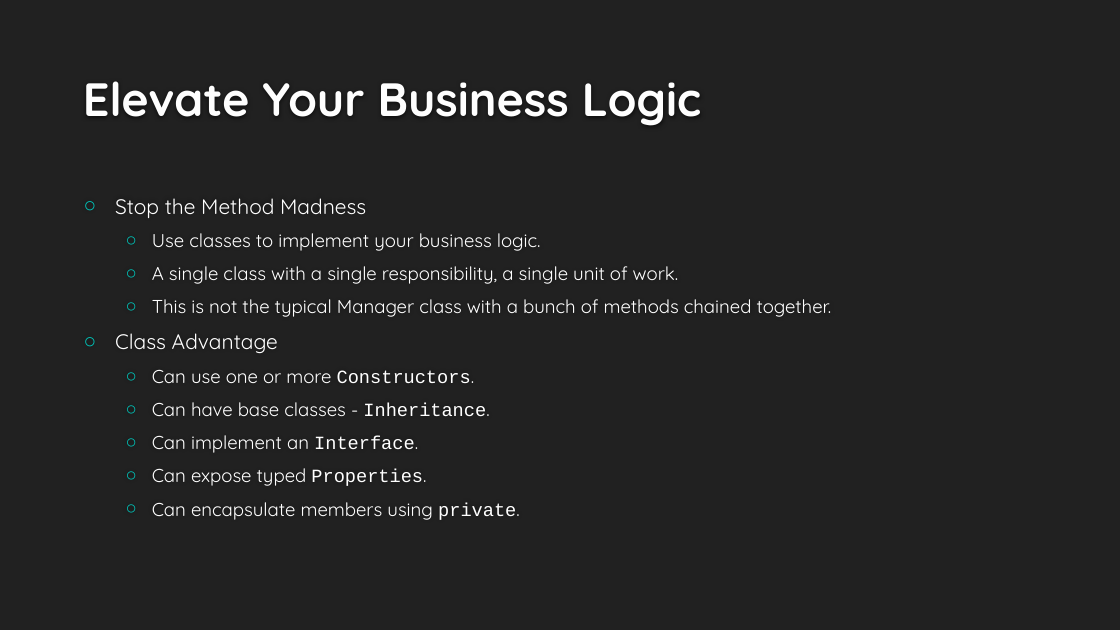
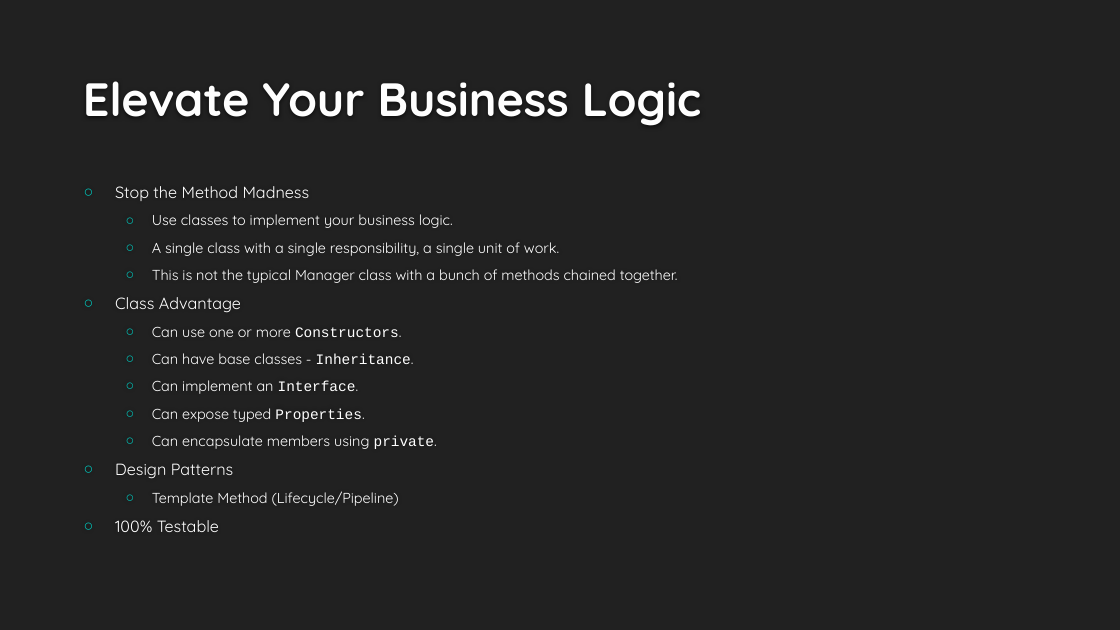
Before and after one commit to buildmotion/better-business-logic-with-typescript, a slide deck: slide 26 of Presentation/Better Business Logic with Typescript.pptx. Drawn at 1120x630 pixels with LibreOffice and Linux fonts; fonts in the diff are those of the drawing; background and template pictures are left out. Boxes give left, top, right and bottom in pixels: in the first picture for what was removed or moved away, otherwise in the second. Text is boxed around its words. In the diff, an @@ line names an element or a change of style, - is before the commit and + after.

```diff
--- a/Presentation/Better Business Logic with Typescript.pptx
+++ b/Presentation/Better Business Logic with Typescript.pptx
@@ text at box(115, 214, 678, 449): size 18 to 13.9 pt in "Stop the Method Madness", "Class Advantage"; size 16 to 12.4 pt in "Use classes to implement your business logic.", "A single class with a single responsibility, ...", "This is not the typical Manager class ...", "Can use one or more Constructors." and 4 more places @@
@@ text at box(115, 463, 399, 532): paragraphs added @@
+○ Design Patterns
+  ○ Template Method (Lifecycle/Pipeline)
+○ 100% Testable
```
Also in this commit, not shown: 3 other slides changed.
